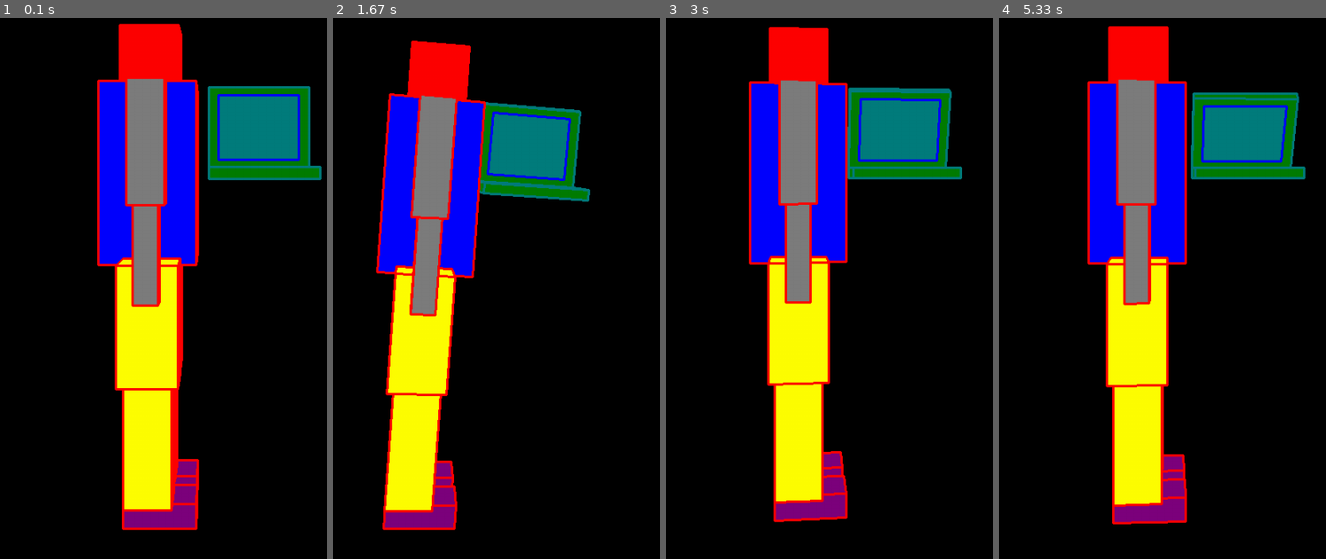
Above: before the commit, frames 1-4 (left to right).
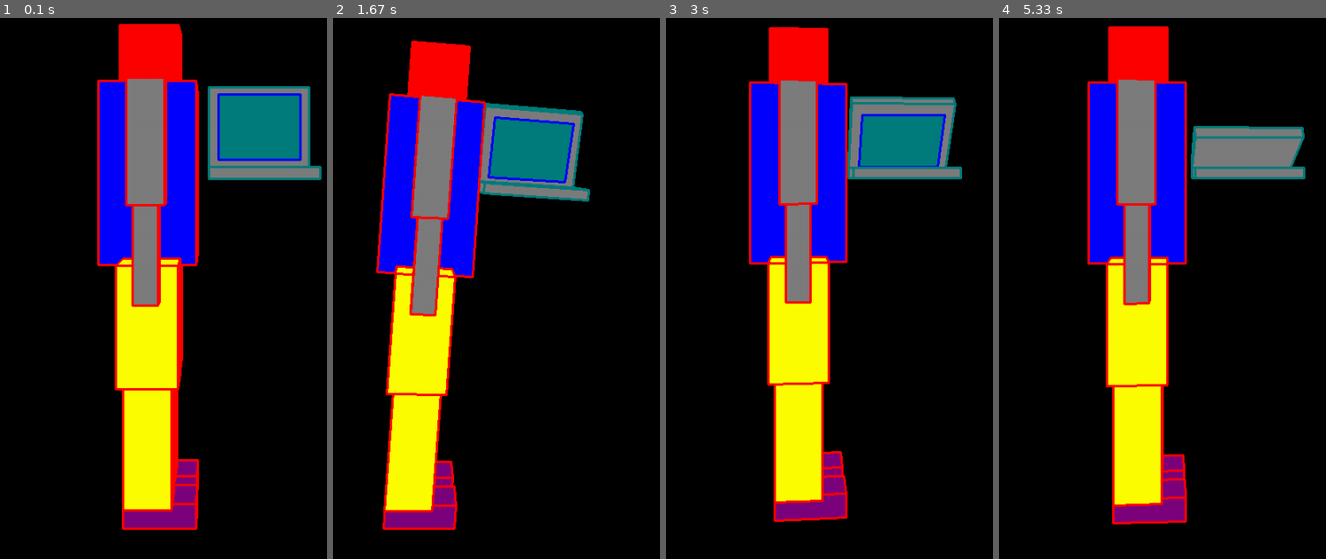
Above: after the commit, the same moments.

Repository: Taihey/MiniHome
Game: pygame game, started from Python3D_SourceCode/pygame3d.py
Same seed, same stepped clock (60 frames per second), same inputs: the game is played once before the commit and once after it.
Inputs:
- Up to frame 1 (0.1 s): no input
- Up to frame 2 (1.67 s): tap C at 0.33, 1.65 s; hold Right 0.67-1.13 s; hold Up 1.17-1.47 s; hold Right from 1.5 s (still down)
- Up to frame 3 (3 s): release Right at 1.97 s; hold Left 2-2.53 s; hold Down 2.57-2.87 s; hold Left from 2.9 s (still down)
- Up to frame 4 (5.33 s): tap C at 3.05, 4.55 s; release Left at 3.3 s; hold Up 3.33-3.7 s; hold Right 3.73-4.37 s; hold Down 4.4-4.77 s; hold Left 4.8-5.27 s; hold Right from 5.3 s (still down)

The runs differ from the first frame. In frame 1, 2.0% of the frame differs, in the area x 64-98%, y 12-30%; in frame 2, 2.4%; in frame 3, 3.3%; in frame 4, 4.9%, in the area x 58-94%, y 13-30%.

Commit message:
描画順を改善しました。

Diff:
--- a/Python3D_SourceCode/CreateObject.py
+++ b/Python3D_SourceCode/CreateObject.py
@@ -4,12 +4,12 @@
 
 def CreatePC():
     #キーボード
-    cube = Objects.Cube(100, 10, 80).setColor(LGREEN, AQUA)
+    cube = Objects.Cube(100, 10, 80).setColor(GRAY, AQUA)
     #画面
-    cube2 = Objects.Cube(100, 80, 10).setColor(LGREEN, AQUA)
+    cube2 = Objects.Cube(100, 80, 10).setColor(GRAY, AQUA)
     rect = Objects.Rect(80, 64)
 
-    cube2.setChild(rect, Vector3([0, 0, -10]), Vector3([0, 0, 0]))
+    cube2.setChild(rect, Vector3([0, 0, -10]), Vector3([0, 0, 15]))  #描画しやすいように少し画面を前に出す
     #cube2.rotate(Vector3([-30, 0, 0]))
 
     cube.setChild(cube2, Vector3([0, -10, 80]), Vector3([0, 80, -10]))
@@ -20,8 +20,9 @@
             return
 
         def play(self):
-            if cube2.rotation.vec[0] <= 90 * math.pi / 180:
-                cube2.rotate(Vector3([5, 0, 0]))
+            print(cube2.rotation.vec[0] * 180/math.pi)
+            if cube2.rotation.vec[0] < 90 * math.pi / 180:
+                cube2.rotate(Vector3([10, 0, 0]))
             else:
                 cube2.rotation.vec[0] = 90 * math.pi / 180
 
--- a/Python3D_SourceCode/Objects.py
+++ b/Python3D_SourceCode/Objects.py
@@ -28,6 +28,9 @@
         self.viewUnitVectorx = Vector3([1, 0, 0])
         self.viewUnitVectory = Vector3([0, 1, 0])
         self.viewUnitVectorz = Vector3([0, 0, 1])
+        #カメラの視点から一番近い点の距離の2乗、描画順を決める。
+        #頂点のないオブジェクトは毎回先に描画処理されるが、問題ない
+        self.nearestDist = 0
 
         self.color = GRAY
         self.edgeColor = BLUE
@@ -374,8 +377,20 @@
             obj.viewUnitVectory = self.convertAxis(obj.unitVectory, "unitVectory")
             obj.viewUnitVectorz = self.convertAxis(obj.unitVectorz, "unitVectorz")
 
-        #画面上の位置と投資投影の視点との距離が大きい順に並べる
-        self.sort(self.hierarchy, tridim)
+        #頂点のうち、視点から一番近いzを求める
+        for obj in self.hierarchy:
+            tops = self.getTops(obj)
+            nearestDist = None
+            for top in tops:
+                if nearestDist == None:
+                    nearestDist = top.distance(tridim.perspective)
+                elif top.distance(tridim.perspective) < nearestDist:
+                    nearestDist = top.distance(tridim.perspective)
+            if nearestDist != None:
+                obj.nearestDist = nearestDist
+
+        #最小のzが大きい順に並べる
+        self.sort(self.hierarchy)
 
         #1つずつ描画
         for obj in self.hierarchy:
@@ -405,21 +420,21 @@
                     pygame.draw.polygon(bg, obj.edgeColor, [t1, t2, t3, t4], width = 3)
 
     #hierarchyをviewPosition.vec とtridim.perspective.vecとの距離が大きい順に並べ替える
-    def sort(self, hierarchy, tridim):
-        def merge_sort(list, start, end, tridim):
+    def sort(self, hierarchy):
+        def merge_sort(list, start, end):
             if end-1 == start:
                 return
 
             mid = int((start + end)/2)
 
             #一つになるまで分割する
-            merge_sort(list, start, mid, tridim)
-            merge_sort(list, mid, end, tridim)
-
-            merge(list, start, mid, end, tridim)
+            merge_sort(list, start, mid)
+            merge_sort(list, mid, end)
+
+            merge(list, start, mid, end)
 
         #二つの配列を結合する
-        def merge(list, start, mid, end, tridim):
+        def merge(list, start, mid, end):
             #分割
             nl = mid - start
             nr = end - mid
@@ -440,14 +455,14 @@
                 elif lIndex == nl:
                     list[i] = right[rIndex]
                     rIndex += 1
-                elif (left[lIndex].viewPosition.distance(tridim.perspective) > right[rIndex].viewPosition.distance(tridim.perspective)):
+                elif left[lIndex].nearestDist > right[rIndex].nearestDist:
                     list[i] = left[lIndex]
                     lIndex += 1
-                elif (left[lIndex].viewPosition.distance(tridim.perspective) <= right[rIndex].viewPosition.distance(tridim.perspective)):
+                elif left[lIndex].nearestDist <= right[rIndex].nearestDist:
                     list[i] = right[rIndex]
                     rIndex += 1
 
-        merge_sort(hierarchy, 0, len(hierarchy), tridim)
+        merge_sort(hierarchy, 0, len(hierarchy))
         return hierarchy
 
     #カメラから見た頂点を求める
--- a/Python3D_SourceCode/System.py
+++ b/Python3D_SourceCode/System.py
@@ -65,7 +65,7 @@
                 return Vector3(ans)
         raise TypeError()
 
-    #二つの位置間の距離の2上を返す
+    #二つの位置間の距離の2乗を返す
     def distance(self, vec1):
         return (
             (vec1.vec[0] - self.vec[0])*(vec1.vec[0] - self.vec[0]) +
